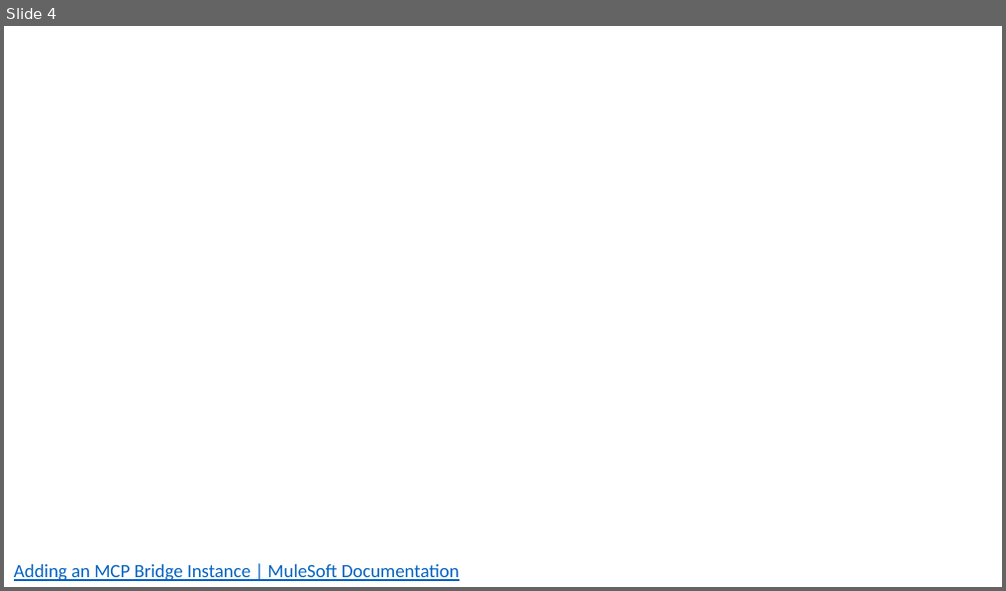
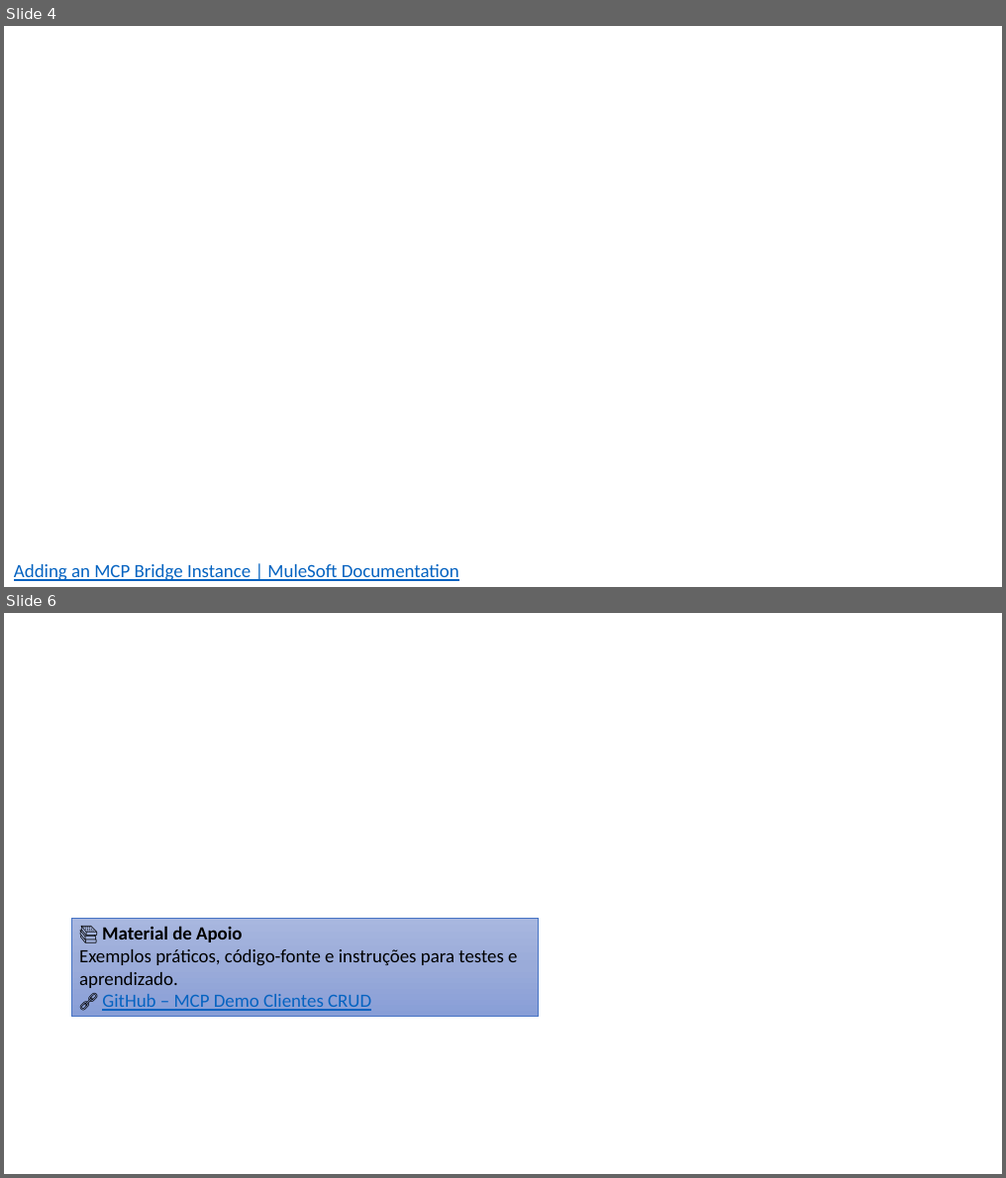
Before and after one commit to ricardo-maciel/MCP---Demo-Clientes-CRUD, a slide deck: MuleSoft_AI_MCP_Bridge.pptx. Shown one above the other, each under a label of ours: slide 4 before the commit, slides 4 and 6 after it; the slides between them are not shown. The pictures are 1006x591 and 1006x1178 pixels, drawn with LibreOffice and Linux fonts; fonts in the diff are those of the drawing; background and template pictures are left out. Boxes give left, top, right and bottom in pixels: in the first picture for what was removed or moved away, otherwise in the second. Text is boxed around its words. In the diff, an @@ line names an element or a change of style, - is before the commit and + after.

```diff
--- a/MuleSoft_AI_MCP_Bridge.pptx
+++ b/MuleSoft_AI_MCP_Bridge.pptx
@@ slide 6 added at [4, 613, 1002, 1174], background picture (left out) @@
@@ rectangle added at [72, 918, 538, 1016], fill gradient #A8B7DF to #9AABD9 to #889ED7, outline #4472C4 0.5 pt, 18 pt, text #000000 @@
+📚 Material de Apoio
+Exemplos práticos, código-fonte e instruções para testes e aprendizado.
+🔗 GitHub – MCP Demo Clientes CRUD
```
Also in this commit, not shown: 1 slide removed.
